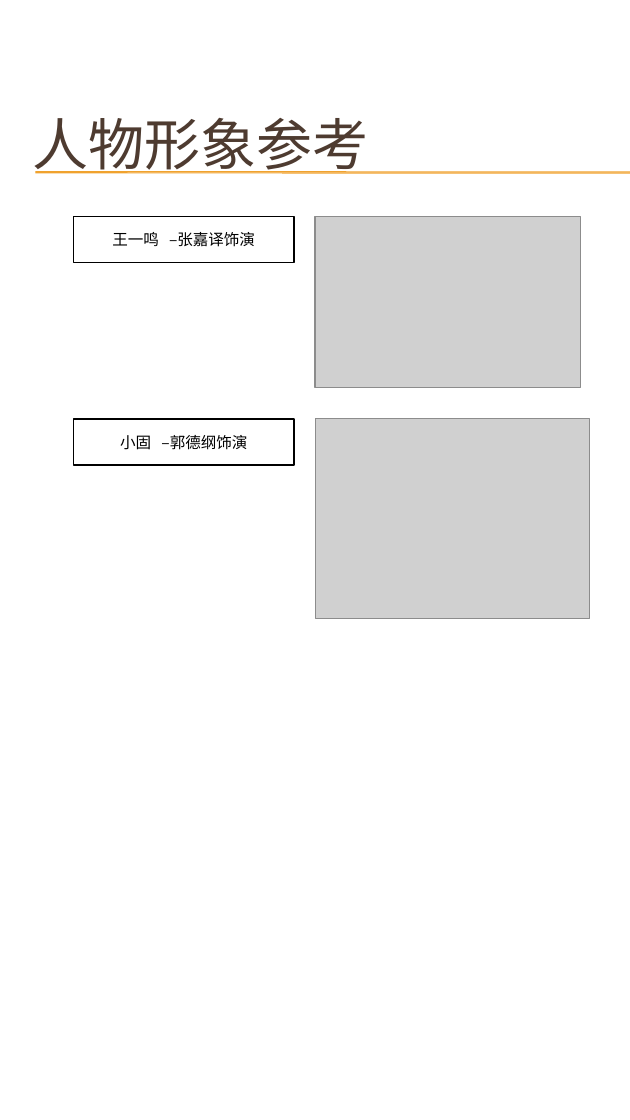
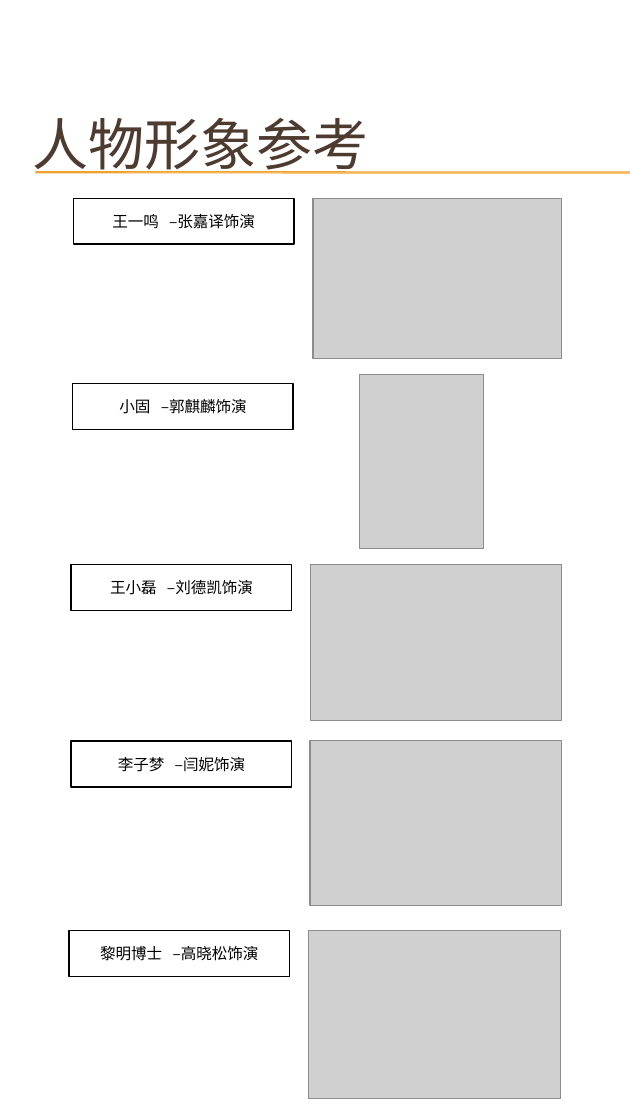
Before and after one commit to VincentWei/Legend-of-Coding, a slide deck: slide 10 of pr-diagram-2.pptx. Drawn at 630x1120 pixels with LibreOffice and Linux fonts; fonts in the diff are those of the drawing; grey boxes stand for pictures; background and template pictures are left out. Boxes give left, top, right and bottom in pixels: in the first picture for what was removed or moved away, otherwise in the second. Text is boxed around its words. In the diff, an @@ line names an element or a change of style, - is before the commit and + after.

```diff
--- a/pr-diagram-2.pptx
+++ b/pr-diagram-2.pptx
@@ rectangle "王一鸣 –张嘉译饰演": place and size @@
-rectangle "王一鸣 –张嘉译饰演" at [73, 216, 294, 262]
+rectangle "王一鸣 –张嘉译饰演" at [73, 198, 294, 244]
@@ picture: place and size @@
-picture at [315, 216, 581, 387]
+picture at [313, 198, 562, 359]
@@ rectangle "小固 –郭麒麟饰演": place and size @@
-rectangle "小固 –郭麒麟饰演" at [73, 419, 294, 465]
+rectangle "小固 –郭麒麟饰演" at [73, 385, 294, 430]
@@ picture added at [360, 376, 484, 549] @@
@@ text in rectangle at [119, 399, 247, 414]: text changed @@
-小固 –郭德纲饰演
+小固 –郭麒麟饰演
@@ picture removed at [316, 419, 591, 619] @@
@@ rectangle added at [72, 565, 293, 611], fill #FFFFFF, outline #000000 1 pt, 10 pt, text #000000 @@
+王小磊 –刘德凯饰演
@@ picture added at [311, 565, 563, 722] @@
@@ rectangle added at [72, 741, 293, 787], fill #FFFFFF, outline #000000 1 pt, 10 pt, text #000000 @@
+李子梦 –闫妮饰演
@@ picture added at [311, 741, 563, 906] @@
@@ rectangle added at [70, 932, 290, 978], fill #FFFFFF, outline #000000 1 pt, 10 pt, text #000000 @@
+黎明博士 –高晓松饰演
@@ picture added at [309, 932, 562, 1100] @@
```
Also in this commit, not shown: 1 other slide changed, 1 slide added, 1 other file.
